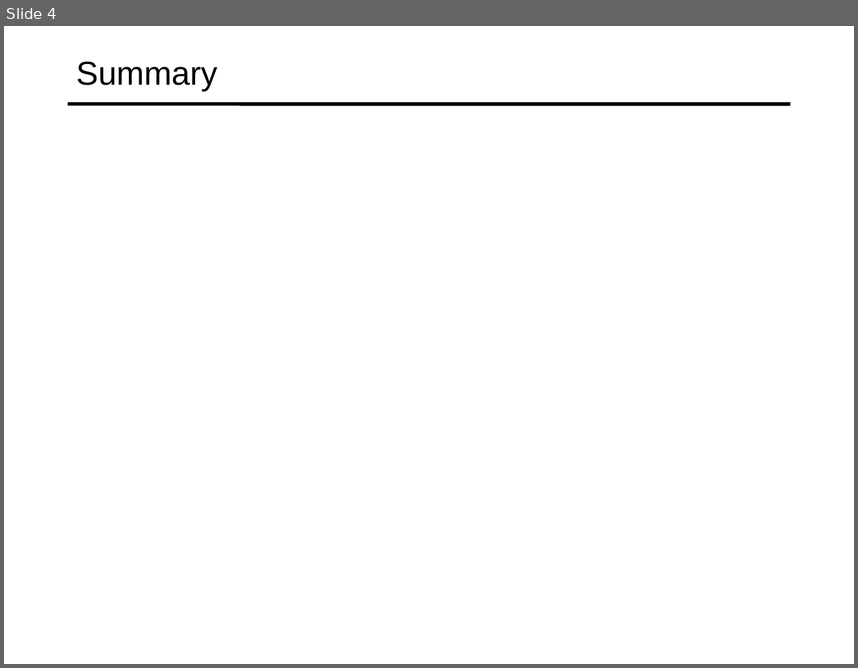
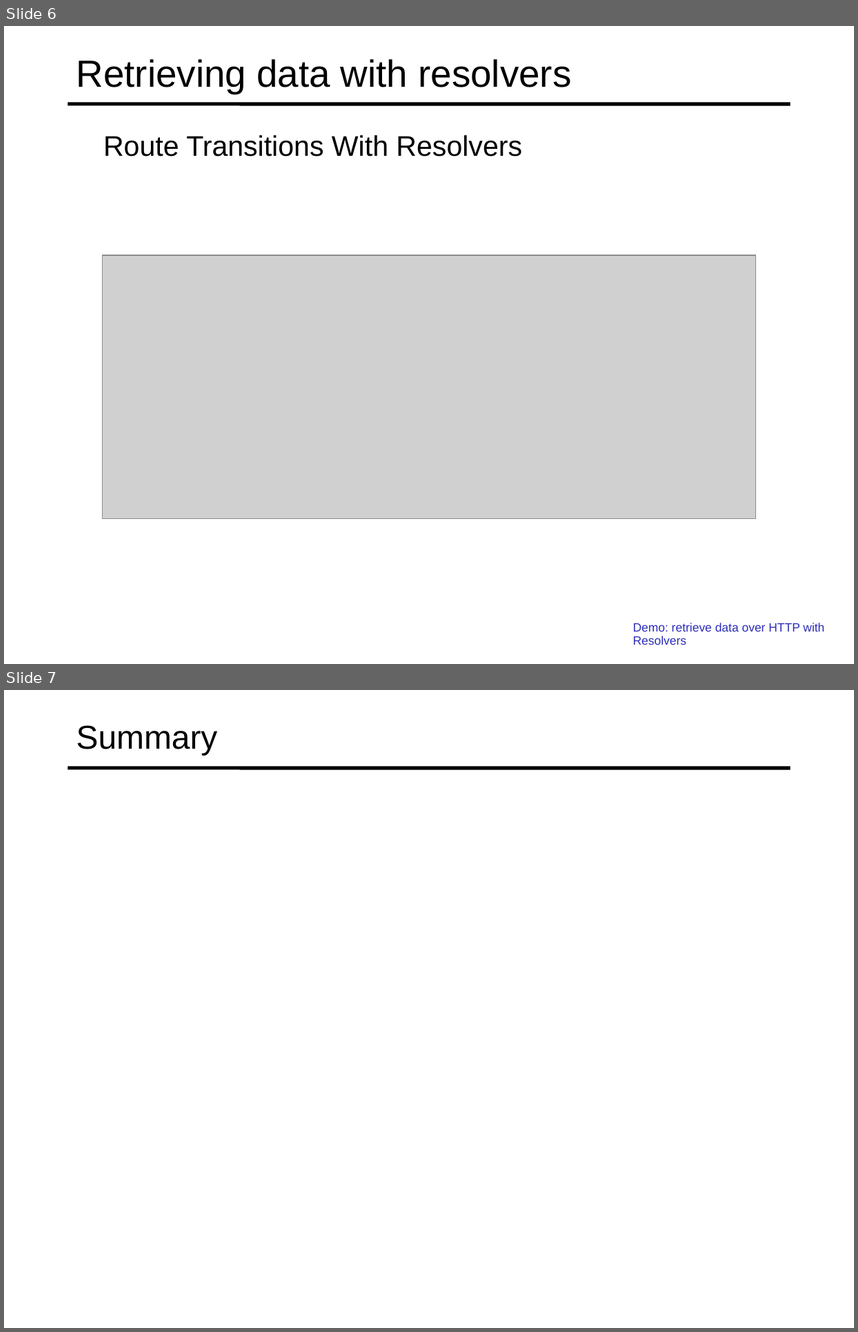
Before and after one commit to specter01wj/Jago_Link_Training, a slide deck: Angular/Angular12/Deep Dive/Angular HTTP Communication/2_Advanced HTTP Requests and Error Handling/L2_Advanced HTTP Requests and Error Handling.ppt. Shown one above the other, each under a label of ours: slide 4 before the commit, slides 6 and 7 after it. The pictures are 858x668 and 858x1332 pixels, drawn with LibreOffice and Linux fonts; fonts in the diff are those of the drawing; grey boxes stand for pictures. Boxes give left, top, right and bottom in pixels: in the first picture for what was removed or moved away, otherwise in the second. Text is boxed around its words. In the diff, an @@ line names an element or a change of style, - is before the commit and + after.

```diff
--- a/Angular/Angular12/Deep Dive/Angular HTTP Communication/2_Advanced HTTP Requests and Error Handling/L2_Advanced HTTP Requests and Error Handling.ppt
+++ b/Angular/Angular12/Deep Dive/Angular HTTP Communication/2_Advanced HTTP Requests and Error Handling/L2_Advanced HTTP Requests and Error Handling.ppt
@@ slide 6 added at (x1=4, y1=26, x2=854, y2=664), background #FFFFFF; not listed: 1 template element that a slide beside it also shows @@
@@ title added at (x1=76, y1=59, x2=571, y2=94), 32 pt, text #000000 @@
+Retrieving data with resolvers
@@ text added at (x1=103, y1=135, x2=522, y2=156), 24 pt, text #000000 @@
+  Route Transitions With Resolvers
@@ picture added at (x1=103, y1=254, x2=756, y2=518) @@
@@ text added at (x1=633, y1=622, x2=824, y2=644), 10.2 pt, text #2D2DB9 @@
+  Demo: retrieve data over HTTP with Resolvers
@@ what was slide 4 is now slide 7 @@
```
Also in this commit, not shown: 2 other slides added, 1 other file.
